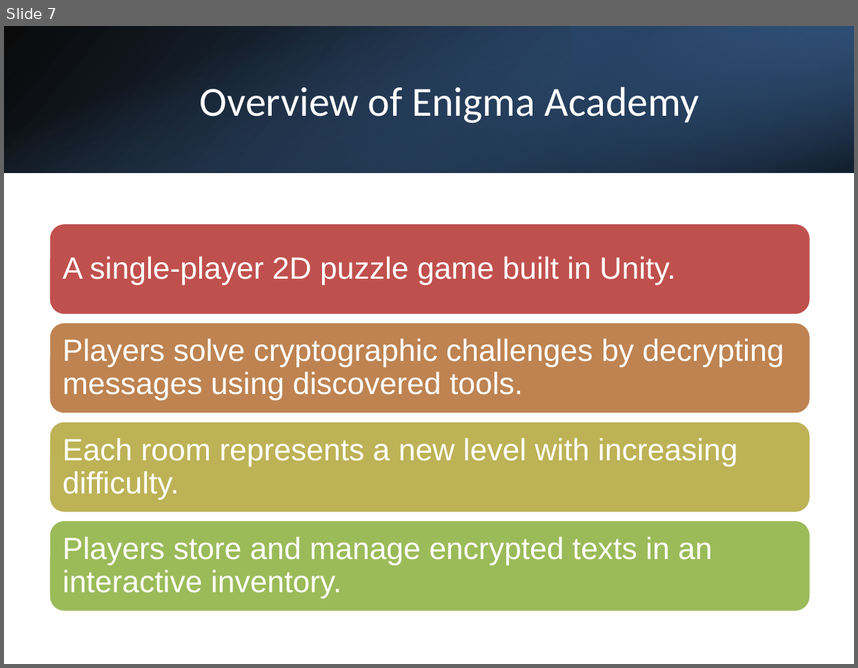
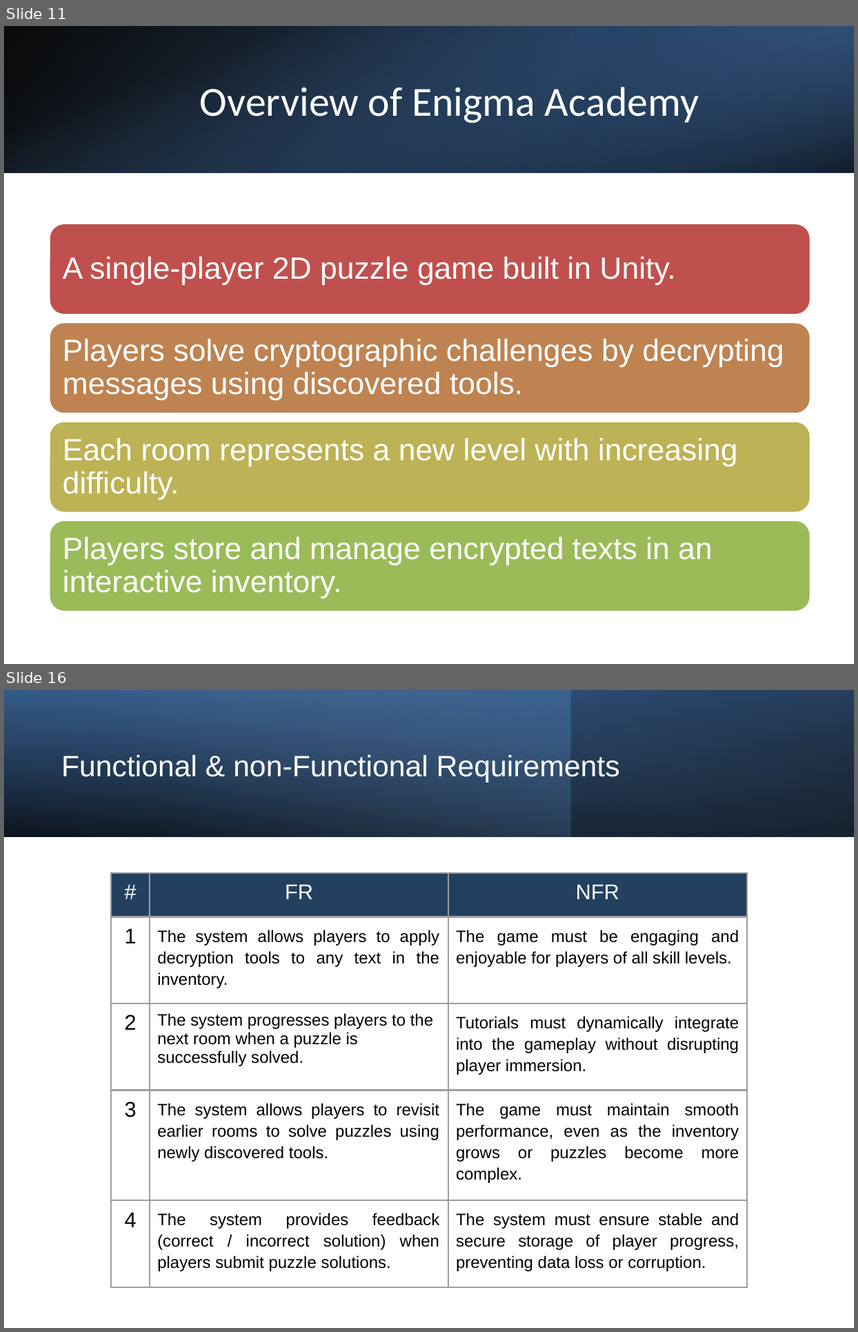
Before and after one commit to Firas-amaria/FinalProject-CryptoGame, a slide deck: enigma_academy_presentation.pptx. Shown one above the other, each under a label of ours: slide 7 before the commit, slides 11 and 16 after it; the slides between them are not shown. The pictures are 858x668 and 858x1332 pixels, drawn with LibreOffice and Linux fonts; fonts in the diff are those of the drawing. Boxes give left, top, right and bottom in pixels: in the first picture for what was removed or moved away, otherwise in the second. Text is boxed around its words. In the diff, an @@ line names an element or a change of style, - is before the commit and + after.

```diff
--- a/enigma_academy_presentation.pptx
+++ b/enigma_academy_presentation.pptx
@@ slide 16 added at (4,690,854,1328), background #FFFFFF @@
@@ rectangle added at (4,690,854,836), fill gradient #000000 to #376092 @@
@@ rectangle added at (4,690,571,836), fill gradient #4F81BD to #95B3D7 @@
@@ rectangle added at (4,690,854,836), fill gradient #000000 to #4F81BD @@
@@ title added at (61,755,620,782), 25 pt, text #FFFFFF @@
+Functional & non-Functional Requirements
@@ table added at (111,873,746,1287), 5 rows, 3 columns @@
+# | FR | NFR
+1 | The system allows players to apply decryption tools to any text in the inventory. | The game must be engaging and enjoyable for players of all skill levels.
+2 | The system progresses players to the next room when a puzzle is successfully solved. | Tutorials must dynamically integrate into the gameplay without disrupting player immersion.
+3 | The system allows players to revisit earlier rooms to solve puzzles using newly discovered tools. | The game must maintain smooth performance, even as the inventory grows or puzzles become more complex.
+4 | The system provides feedback (correct / incorrect solution) when players submit puzzle solutions. | The system must ensure stable and secure storage of player progress, preventing data loss or corruption.
@@ what was slide 7 is now slide 11 @@
```
Also in this commit, not shown: 11 slides changed, 17 other slides added, 2 slides removed.
